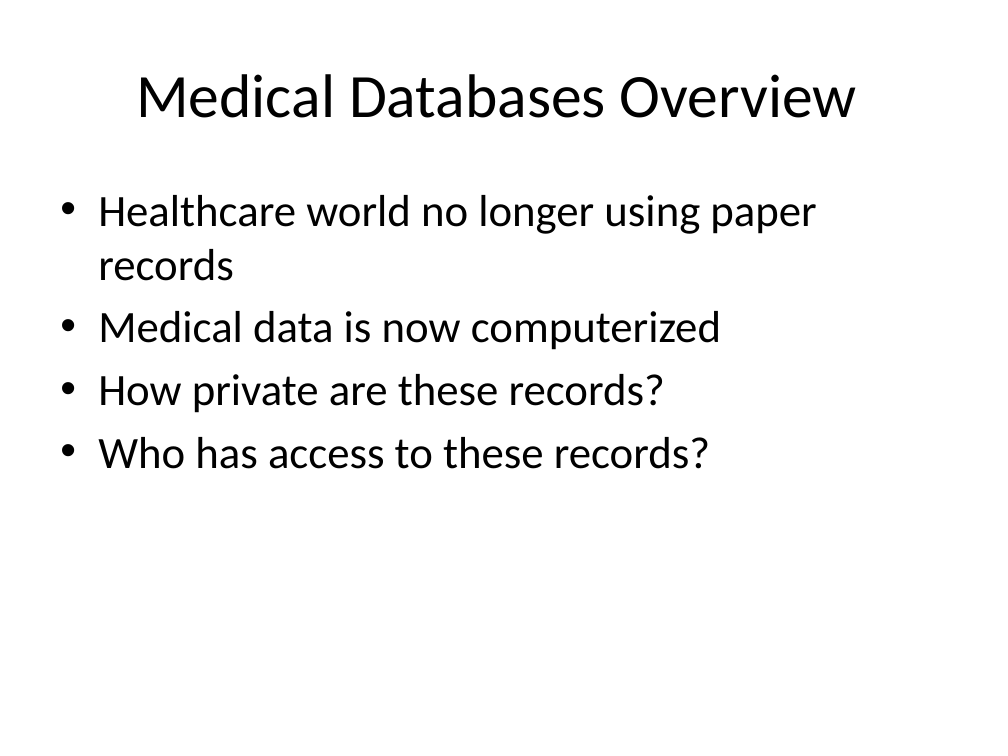
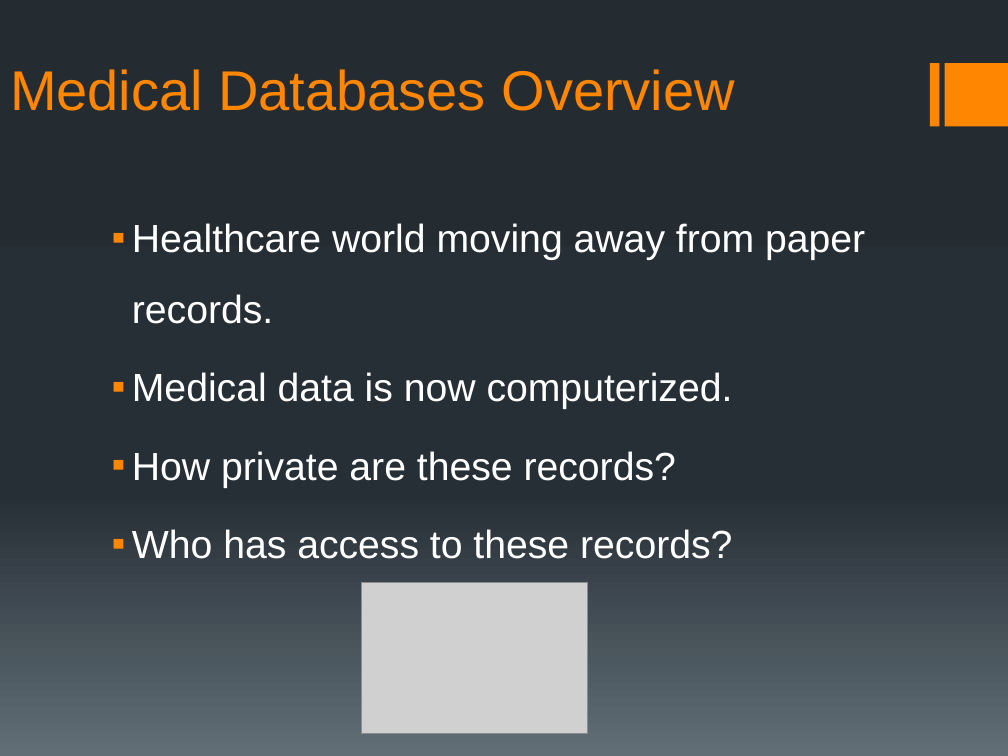
Before and after one commit to rmkane/semrs, a slide deck: slide 3 of MidTerm/Midterm_presentation_SEMRS.pptx. Drawn at 1008x756 pixels with LibreOffice and Linux fonts; fonts in the diff are those of the drawing; grey boxes stand for pictures. Boxes give left, top, right and bottom in pixels: in the first picture for what was removed or moved away, otherwise in the second. Text is boxed around its words. In the diff, an @@ line names an element or a change of style, - is before the commit and + after.

```diff
--- a/MidTerm/Midterm_presentation_SEMRS.pptx
+++ b/MidTerm/Midterm_presentation_SEMRS.pptx
@@ background #FFFFFF to gradient #242C33 to #273037 to #636D76 @@
@@ title "Medical Databases Overview": place and size @@
-title "Medical Databases Overview" at (136, 74, 857, 118)
+title "Medical Databases Overview" at (10, 69, 734, 111)
@@ title "Medical Databases Overview" at (10, 69, 734, 111): size 44 to 40 pt, font Calibri to Arial, text colour #000000 to #FF8600; alignment centre to left; vertical alignment middle to bottom @@
@@ rectangle added at (929, 64, 938, 127), fill #FF8600 @@
@@ rectangle added at (944, 64, 1008, 127), fill #FF8600 @@
@@ text "Healthcare world moving away from ...": place and size @@
-text "Healthcare world moving away from ..." at (98, 195, 816, 469)
+text "Healthcare world moving away from ..." at (132, 223, 865, 559)
@@ text at (132, 223, 865, 409): text changed; size 32 to 28 pt; font Calibri to Arial; text colour #000000 to #FFFFFF @@
-• Healthcare world no longer using paper records
-• Medical data is now computerized
+▪ Healthcare world moving away from paper records.
+▪ Medical data is now computerized.
@@ text at (132, 451, 732, 559): size 32 to 28 pt, font Calibri to Arial, text colour #000000 to #FFFFFF in "How private are these records?", "Who has access to these records?"; bullet • to ▪; line spacing 1 to 1.5 @@
@@ picture added at (361, 583, 588, 734) @@
```
Also in this commit, not shown: 8 other slides changed, 1 other file.
